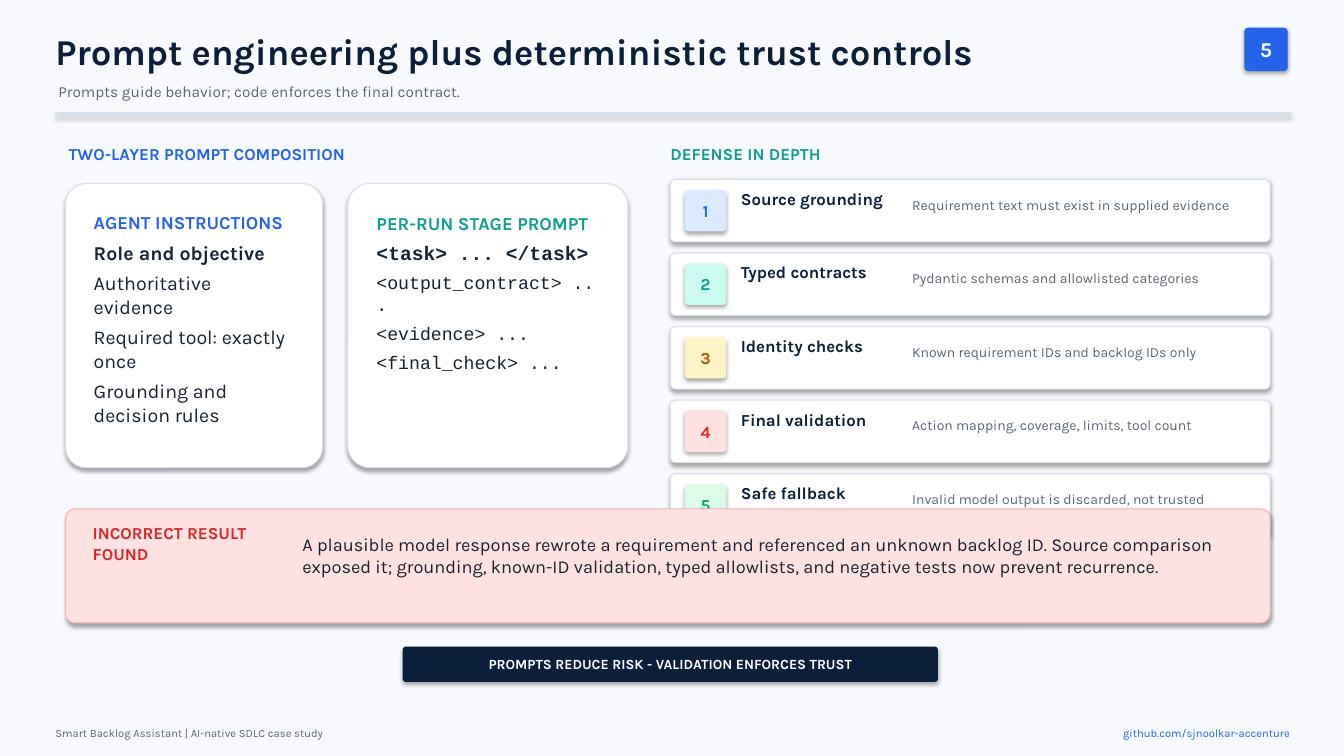
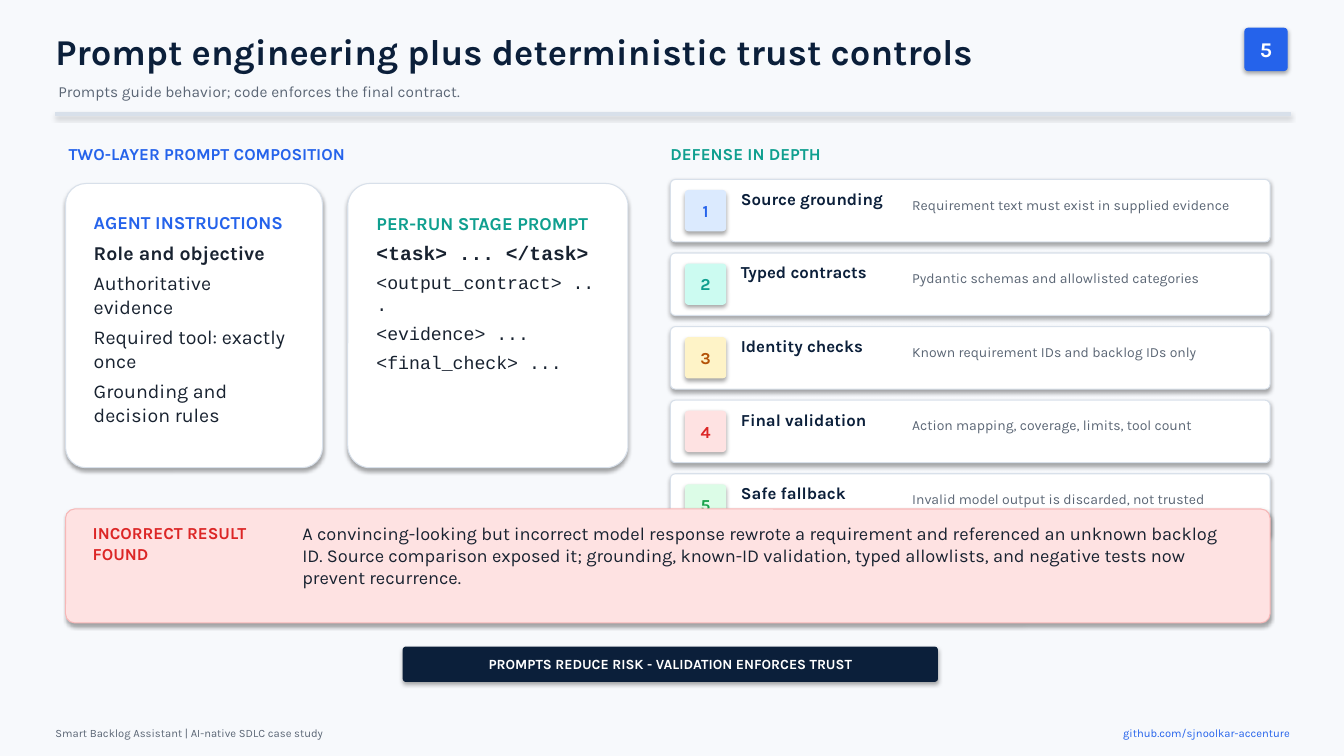
Before and after one commit to sjnoolkar-accenture/Smart-Backlog-Assistant, a slide deck: slide 5 of Smart_Backlog_Assistant_Case_Study.pptx. Drawn at 1344x756 pixels with LibreOffice and Linux fonts; fonts in the diff are those of the drawing. Boxes give left, top, right and bottom in pixels: in the first picture for what was removed or moved away, otherwise in the second. Text is boxed around its words. In the diff, an @@ line names an element or a change of style, - is before the commit and + after.

```diff
--- a/Smart_Backlog_Assistant_Case_Study.pptx
+++ b/Smart_Backlog_Assistant_Case_Study.pptx
@@ text at (302,527,1217,589): text changed @@
-A plausible model response rewrote a requirement and referenced an unknown backlog ID. Source comparison exposed it; grounding, known-ID validation, typed allowlists, and negative tests now prevent recurrence.
+A convincing-looking but incorrect model response rewrote a requirement and referenced an unknown backlog ID. Source comparison exposed it; grounding, known-ID validation, typed allowlists, and negative tests now prevent recurrence.
```
